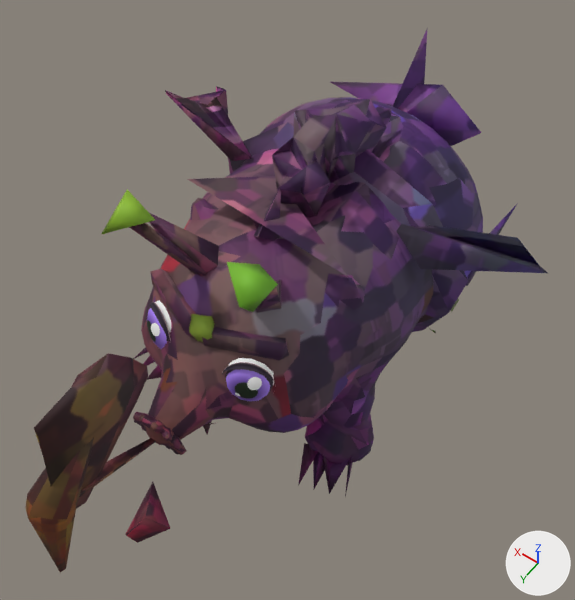
Before and after pictures for a commit that changed the glTF model art/kin/glintmole/glintmole.glb.
Before and after are seen from a 50 mm lens placed at (-0.512, 0.803, 1.327), pointed at (-0.029, 0.127, 0.265). Every picture has the same lights, and +X, +Y and +Z are marked at lower right. The picture after the commit comes second. Vertices at exactly the same position are counted once.

Script lines for the objects in view, before the commit:
```python
me_body = bpy.data.meshes.new('Body')
me_body.from_pydata(...)  # 1826 vertices, 3659 faces; spans x -0.381..0.389, y -0.42..0.665, z -0.01..0.571
# faces by material slot: [3144, 48, 467]
me_body.materials.append(mat_boki_coat)
me_body.materials.append(mat_boki_glow)
me_body.materials.append(mat_boki_lit)
me_face = bpy.data.meshes.new('Face')
me_face.from_pydata(...)  # 482 vertices, 786 faces; spans x -0.126..0.126, y 0.283..0.357, z 0.172..0.365
# faces by material slot: [604, 182]
me_face.materials.append(mat_boki_face)  # picture img_glintmole_face
me_face.materials.append(mat_boki_eye)  # picture img_glintmole_eye
ob_body = bpy.data.objects.new('Body', me_body)
ob_body.location = (0.0, 0.0, 0.0)
ob_face = bpy.data.objects.new('Face', me_face)
ob_face.location = (0.0, 0.0, 0.0)
```
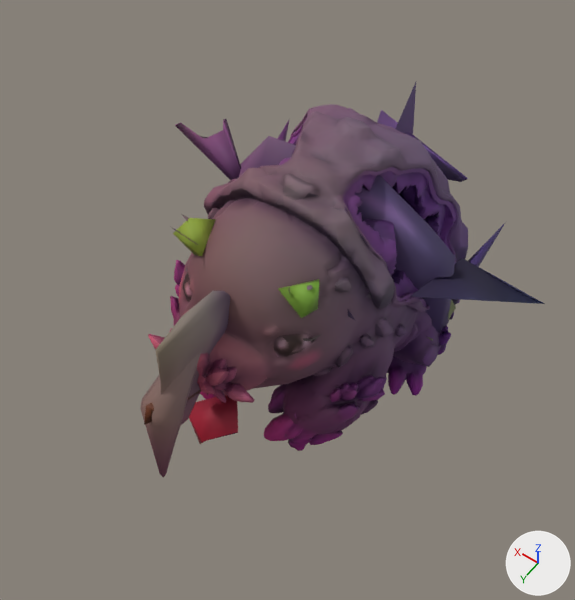
What changed in the scene script:
```text
Change me_body:
    remove me_body.from_pydata(...)  # 1826 vertices, 3659 faces; spans x -0.381..0.389, y -0.42..0.665, z -0.01..0.571
    add me_body.from_pydata(...)  # 8296 vertices, 16483 faces; spans x -0.391..0.389, y -0.351..0.452, z 0.0..0.475
    me_body part 1: the loose piece of 5 vertices spanning x -0.036..-0.012, y 0.338..0.363, z 0.137..0.188 is moved by (0.0, -0.136, -0.008)
    me_body part 2: the loose piece of 3 vertices spanning x -0.248..-0.234, y -0.114..-0.072, z 0.174..0.214 is moved by (0.0, 0.007, -0.016)
    me_body part 3: the loose piece of 8 vertices spanning x -0.024..0.031, y 0.29..0.321, z 0.326..0.391 is moved by (0.0, -0.123, -0.074)
    me_body part 4: the loose piece of 1152 vertices spanning x -0.244..0.243, y -0.42..0.443, z -0.01..0.439 is rebuilt with 8000 vertices and now spans x -0.266..0.266, y -0.351..0.35, z 0.0..0.475
    me_body part 5: the loose piece of 20 vertices spanning x -0.261..0.26, y -0.127..0.006, z 0.02..0.469 is rebuilt with 20 vertices and now spans x -0.245..0.244, y -0.125..-0.002, z 0.002..0.435
    me_body part 6: the loose piece of 6 vertices spanning x -0.246..-0.216, y -0.31..-0.132, z 0.13..0.267 is rebuilt with 5 vertices and now spans x -0.246..-0.219, y -0.266..-0.087, z 0.123..0.254
    me_body part 7: the loose piece of 5 vertices spanning x 0.22..0.246, y -0.313..-0.137, z 0.136..0.269 is rebuilt with 6 vertices and now spans x 0.216..0.247, y -0.267..-0.089, z 0.113..0.258
    me_body part 8: 21 loose pieces with 531 vertices, spanning x -0.381..0.389, y -0.391..0.665, z -0.004..0.571, are deleted
    me_body part 9: 93 vertices removed from x -0.126..0.131, y 0.082..0.636, z 0.174..0.549; 208 vertices added at x -0.391..0.389, y -0.192..0.452, z 0.042..0.462
    me_body part 10: 38 vertices added at x -0.231..0.08, y -0.348..-0.145, z 0.135..0.431
    other edits to the shape of me_body do not show in these pictures
    remove me_body.materials.append(mat_boki_lit)
Change me_face:
    remove me_face.from_pydata(...)  # 482 vertices, 786 faces; spans x -0.126..0.126, y 0.283..0.357, z 0.172..0.365
    add me_face.from_pydata(...)  # 482 vertices, 786 faces; spans x -0.137..0.138, y 0.169..0.236, z 0.147..0.323
    me_face part 11: the loose piece of 166 vertices spanning x -0.126..-0.05, y 0.291..0.331, z 0.251..0.344 is scaled about its middle by (0.602, 0.594, 0.603), then moved by (0.019, -0.123, -0.051)
    me_face part 12: the loose piece of 166 vertices spanning x 0.05..0.126, y 0.291..0.331, z 0.251..0.344 is scaled about its middle by (0.602, 0.594, 0.603), then moved by (-0.019, -0.123, -0.051)
    me_face part 13: the loose piece of 53 vertices spanning x -0.122..-0.047, y 0.285..0.334, z 0.251..0.342 is scaled about its middle by (0.602, 0.599, 0.603), then moved by (0.019, -0.125, -0.051)
    me_face part 14: the loose piece of 53 vertices spanning x 0.047..0.122, y 0.285..0.334, z 0.251..0.342 is scaled about its middle by (0.602, 0.599, 0.603), then moved by (-0.019, -0.125, -0.051)
    me_face part 15
    me_face.vertices[166].co: (-0.058, 0.297, 0.362) -> (-0.086, 0.236, 0.321)  # pixel (236, 342) -> pixel (276, 339)
    me_face.vertices[167].co: (-0.064, 0.291, 0.365) -> (-0.123, 0.202, 0.317)  # pixel (241, 340) -> pixel (308, 338)
    me_face.vertices[168].co: (-0.08, 0.286, 0.363) -> (-0.123, 0.202, 0.315)  # not seen -> pixel (308, 339)
    me_face.vertices[169].co: (-0.093, 0.283, 0.357) -> (-0.137, 0.183, 0.318)  # not seen -> pixel (322, 333)
    me_face.vertices[170].co: (-0.096, 0.286, 0.351) -> (-0.128, 0.2, 0.306)  # not seen -> pixel (311, 342)
    me_face.vertices[171].co: (-0.086, 0.293, 0.351) -> (-0.128, 0.2, 0.306)  # pixel (253, 353) -> pixel (311, 342)
    me_face.vertices[172].co: (-0.069, 0.298, 0.356) -> (-0.126, 0.201, 0.31)  # pixel (241, 348) -> pixel (310, 341)
    me_face.vertices[173].co: (-0.079, 0.291, 0.358) -> (-0.126, 0.2, 0.311)  # pixel (249, 347) -> pixel (310, 340)
    other edits to the shape of me_face do not show in these pictures
```

What differs and where, as boxes [x1, y1, x2, y2] in the pictures (575 x 600 px; the box of a moved part takes in the faces that stretch with it):
'Body', reshaped (22% narrower, 27% shorter): before [25, 27, 547, 573]; after [140, 82, 545, 478]
'Face', reshaped (mostly hidden afterwards): before [147, 300, 275, 424]; after [186, 264, 322, 343]
part 1 of me_body, moved or reshaped (not visible afterwards): before [203, 421, 212, 435]
part 2 of me_body, moved or reshaped: before [451, 299, 459, 312]; after [448, 299, 456, 320]
part 3 of me_body, moved or reshaped (not visible afterwards): before [189, 314, 214, 342]
part 4 of me_body, rebuilt (6% narrower): before [141, 97, 483, 464]; after [148, 104, 468, 451]
part 5 of me_body, rebuilt: before [228, 122, 468, 332]; after [239, 136, 455, 333]
part 6 of me_body, rebuilt: before [465, 203, 518, 286]; after [452, 222, 506, 305]
part 7 of me_body, rebuilt (not visible before): after [278, 119, 290, 141]
part 8 of me_body, deleted: before [25, 27, 547, 573]
part 9 of me_body, reshaped: before [34, 213, 289, 509]; after [140, 119, 545, 478]
part 10 of me_body, added: after [377, 82, 467, 182]
part 11 of me_face, moved or reshaped (not visible afterwards): before [222, 362, 275, 391]
part 12 of me_face, moved or reshaped (not visible afterwards): before [149, 302, 171, 341]
part 13 of me_face, moved or reshaped (not visible afterwards): before [225, 358, 274, 401]
part 14 of me_face, moved or reshaped (not visible afterwards): before [147, 300, 171, 349]
part 15 of me_face, moved or reshaped (not visible before): after [303, 334, 322, 343]
